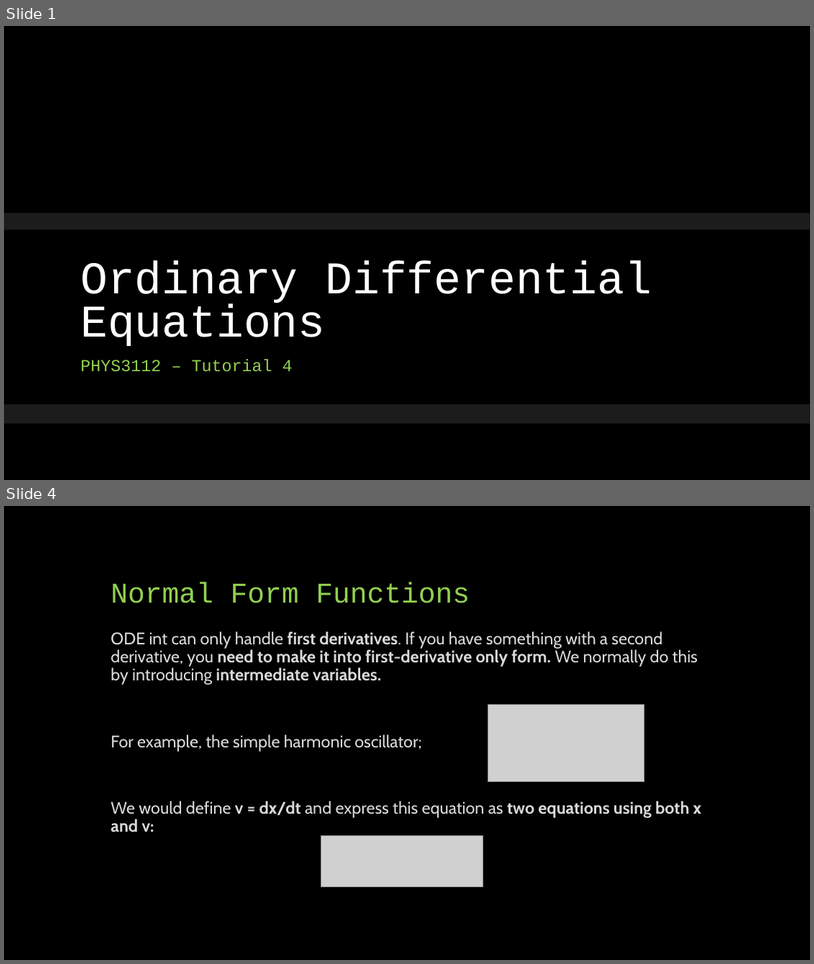
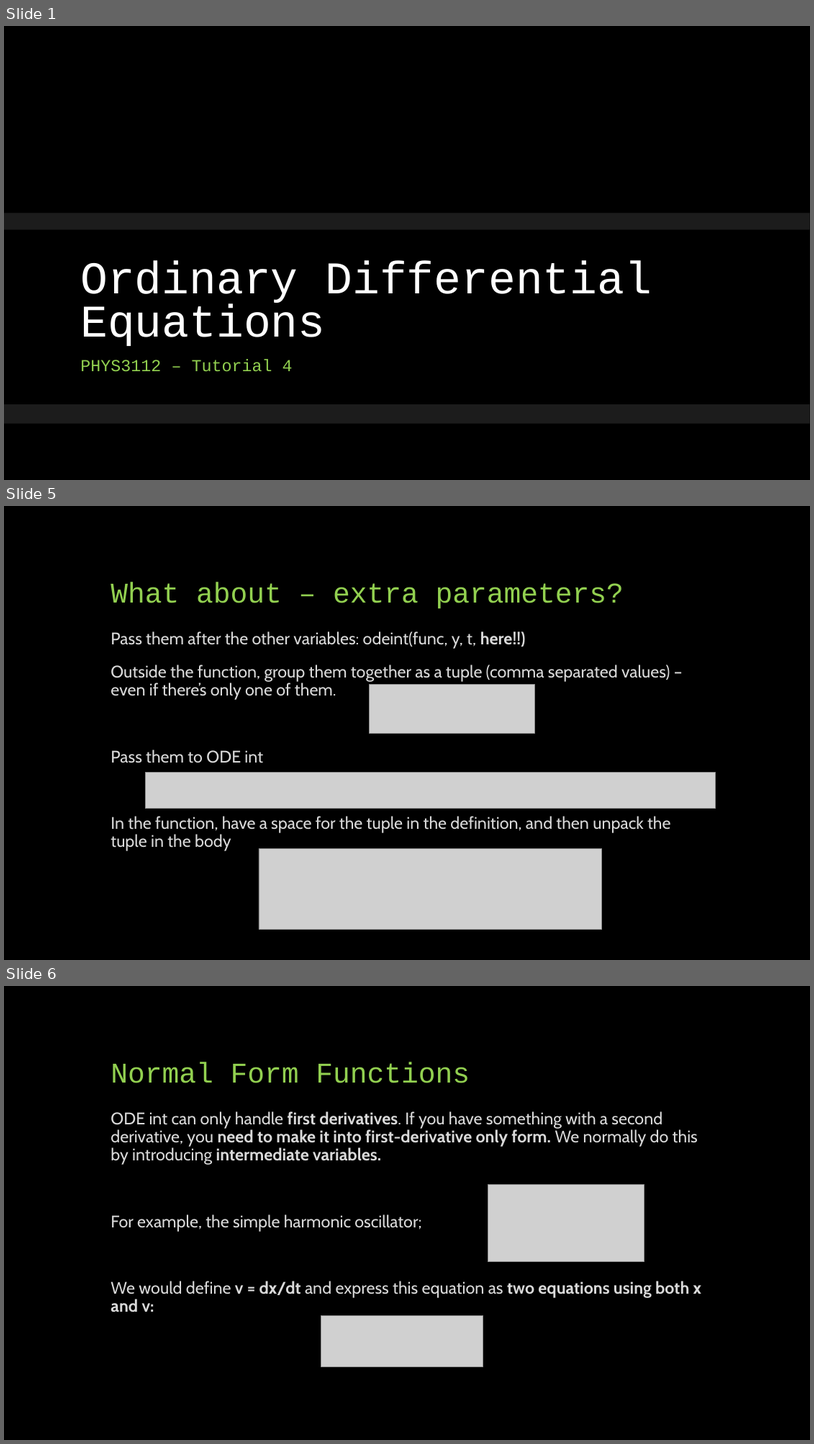
Before and after one commit to phys3112/Tutorials-2020, a slide deck: Tutorial 3 ODEs (USEFUL FOR ASSIGNMENT 1)/Tutorial 3 Presentation.pptx. Shown one above the other, each under a label of ours: slides 1 and 4 before the commit, slides 1, 5 and 6 after it; the slides between them are not shown. The pictures are 814x964 and 814x1444 pixels, drawn with LibreOffice and Linux fonts; fonts in the diff are those of the drawing; grey boxes stand for pictures; background and template pictures are left out. Boxes give left, top, right and bottom in pixels: in the first picture for what was removed or moved away, otherwise in the second. Text is boxed around its words. In the diff, an @@ line names an element or a change of style, - is before the commit and + after.

```diff
--- a/Tutorial 3 ODEs (USEFUL FOR ASSIGNMENT 1)/Tutorial 3 Presentation.pptx
+++ b/Tutorial 3 ODEs (USEFUL FOR ASSIGNMENT 1)/Tutorial 3 Presentation.pptx
@@ slide 5 added at (4, 506, 810, 960), background #000000 @@
@@ title added at (111, 582, 624, 609), 34 pt, text #92D050 @@
+What about – extra parameters?
@@ text added at (111, 631, 671, 851), 20 pt, text #D9D9D9 @@
+Pass them after the other variables: odeint(func, y, t, here!!)
+Outside the function, group them together as a tuple (comma separated values) – even if there’s only one of them.
+Pass them to ODE int
+In the function, have a space for the tuple in the definition, and then unpack the tuple in the body
@@ picture added at (369, 685, 535, 733) @@
@@ picture added at (146, 772, 716, 808) @@
@@ picture added at (259, 849, 602, 929) @@
@@ what was slide 4 is now slide 6 @@
```
Also in this commit, not shown: 1 slide changed, 3 other slides added, 2 slides removed, 1 other file.
